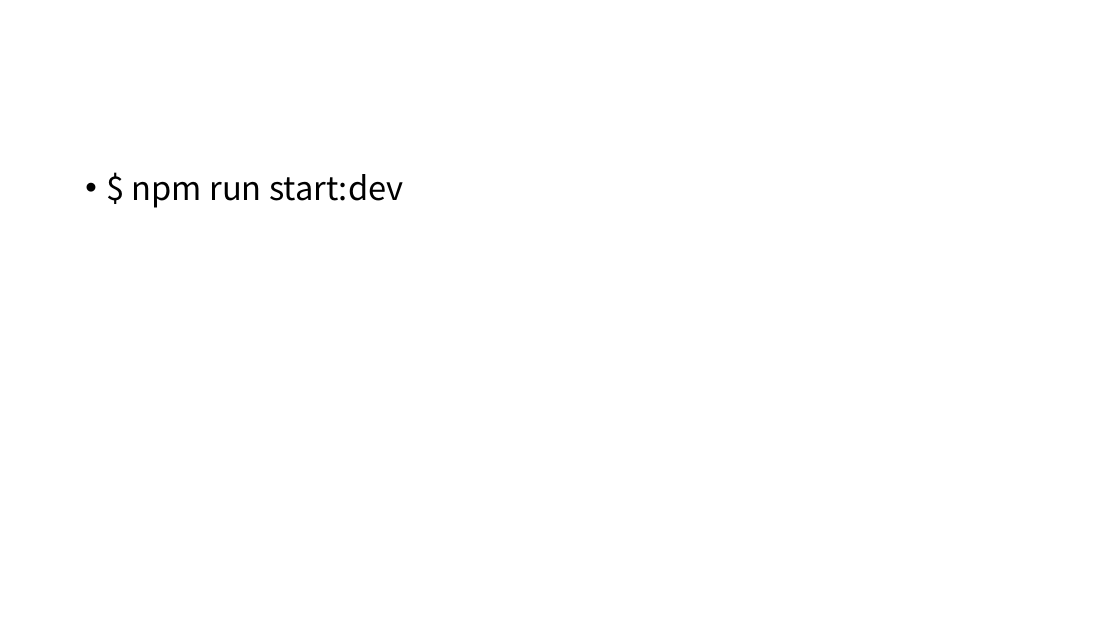
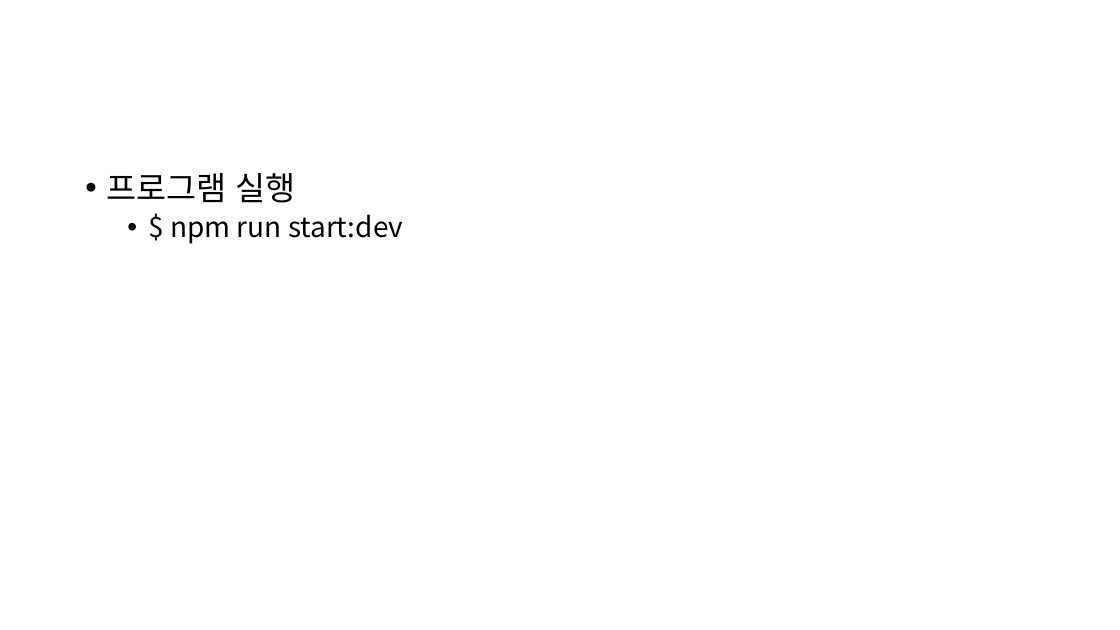
Before and after one commit to 92-seok/wooboWEB-NextJS-migration-, a slide deck: slide 12 of doc/개발환경_설치매뉴얼(Node.JS).pptx (slide 13 before the commit). Drawn at 1120x630 pixels with LibreOffice and Linux fonts; fonts in the diff are those of the drawing. Boxes give left, top, right and bottom in pixels: in the first picture for what was removed or moved away, otherwise in the second. Text is boxed around its words. In the diff, an @@ line names an element or a change of style, - is before the commit and + after.

```diff
--- a/doc/개발환경_설치매뉴얼(Node.JS).pptx
+++ b/doc/개발환경_설치매뉴얼(Node.JS).pptx
@@ text at bbox=[106, 173, 296, 203]: paragraph added @@
+• 프로그램 실행
@@ text at bbox=[170, 214, 403, 244]: size 28 to 24 pt in "$ npm run start:dev"; list level 1 to 2 in "$ npm run start:dev" @@
```
Also in this commit, not shown: 1 slide removed, 4 other files.
